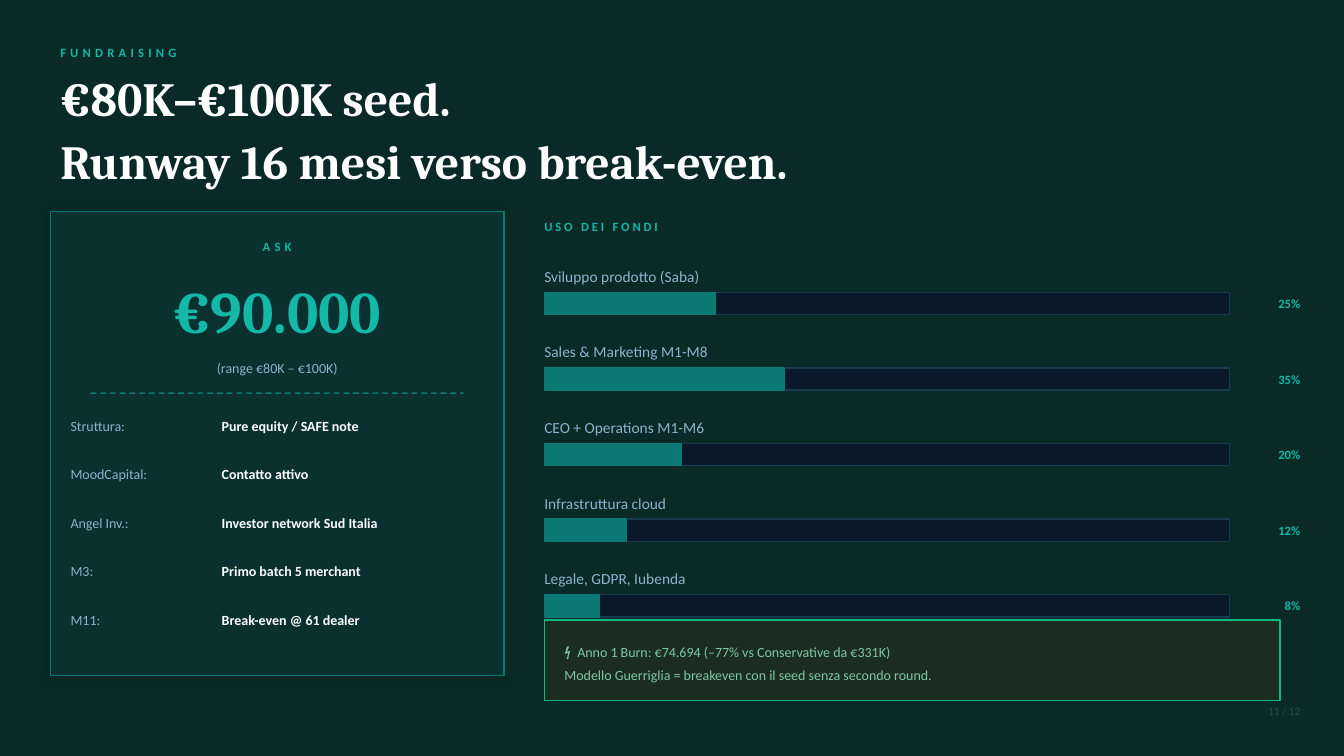
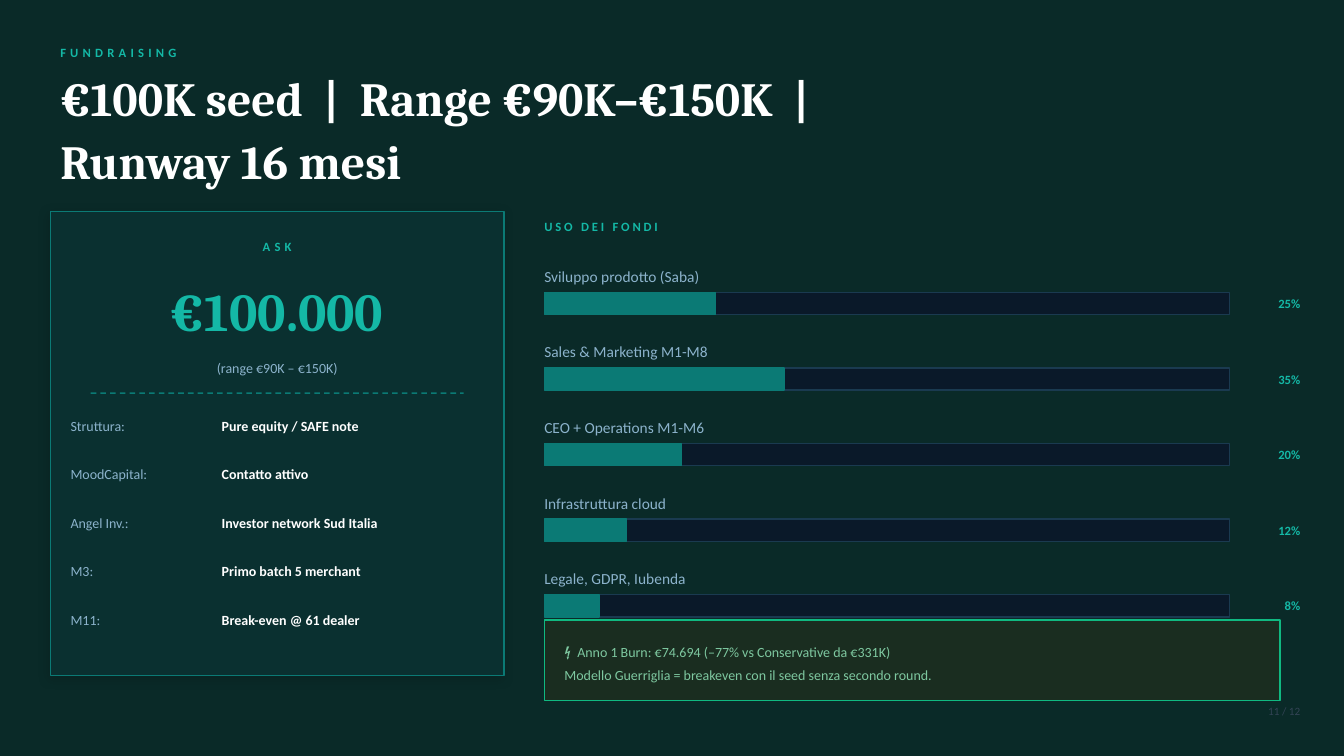
Before and after one commit to creamoj-ai/dloop-pitch-deck, a slide deck: slide 11 of 02-INVESTOR-PRESENTATIONS/DLOOP_Pitch_Deck_2026.pptx. Drawn at 1344x756 pixels with LibreOffice and Linux fonts; fonts in the diff are those of the drawing. Boxes give left, top, right and bottom in pixels: in the first picture for what was removed or moved away, otherwise in the second. Text is boxed around its words. In the diff, an @@ line names an element or a change of style, - is before the commit and + after.

Commit message:
🎬 Pitch Deck v4.1 — pipeline warm, ask €100K, range €90-150K
- Trazione: pipeline warm unificata (Mario Cucciolito · Gruppo Amodio · Farmacia Tanzillo · NaturaSì Vomero)
- Fundraising: Ask €100.000 · Range €90K–€150K

```diff
--- a/02-INVESTOR-PRESENTATIONS/DLOOP_Pitch_Deck_2026.pptx
+++ b/02-INVESTOR-PRESENTATIONS/DLOOP_Pitch_Deck_2026.pptx
@@ text at [60,83,772,189]: text changed @@
-€80K–€100K seed.
-Runway 16 mesi verso break-even.
+€100K seed | Range €90K–€150K | Runway 16 mesi
@@ text at [171,295,383,332]: text changed; size 42 to 38 pt @@
-€90.000
+€100.000
@@ text at [217,363,338,376]: text changed @@
-(range €80K – €100K)
+(range €90K – €150K)
```
Also in this commit, not shown: 2 other slides changed, 1 other file.
